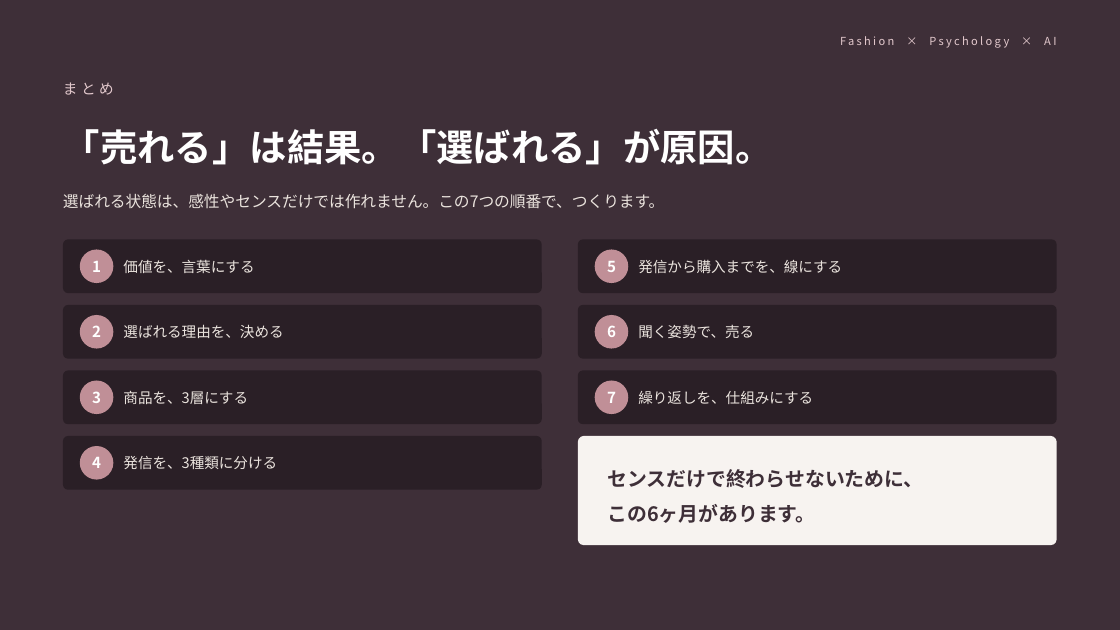
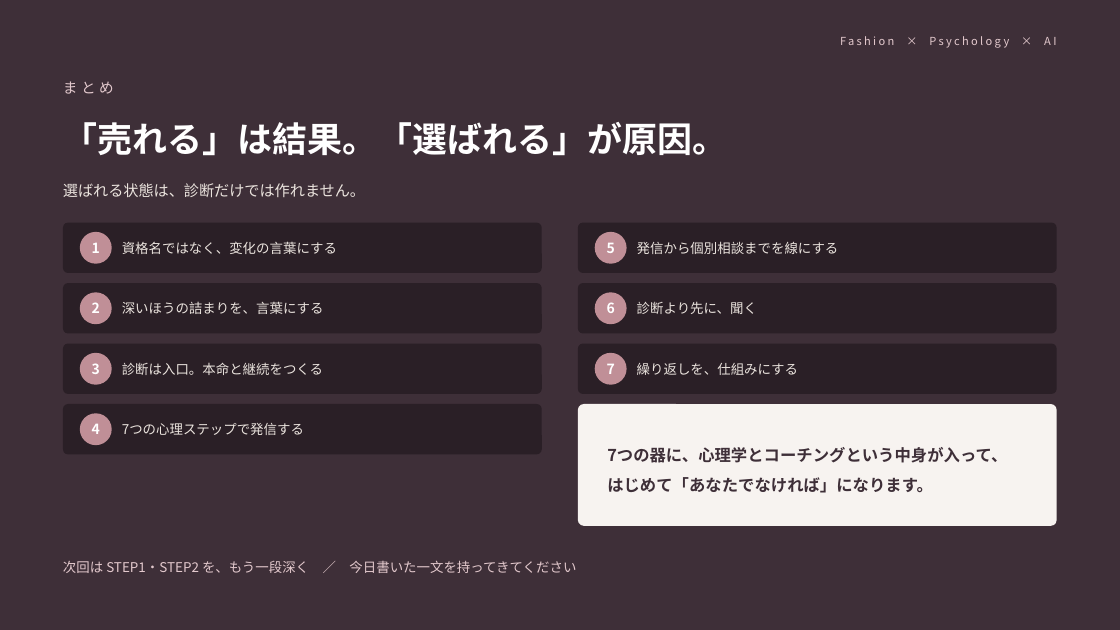
Before and after one commit to fashio17/potential-lamp, a slide deck: slide 22 of fashion-7steps/ファッション起業7つのステップ.pptx (slide 21 before the commit). Drawn at 1120x630 pixels with LibreOffice and Linux fonts; fonts in the diff are those of the drawing. Boxes give left, top, right and bottom in pixels: in the first picture for what was removed or moved away, otherwise in the second. Text is boxed around its words. In the diff, an @@ line names an element or a change of style, - is before the commit and + after.

```diff
--- a/fashion-7steps/ファッション起業7つのステップ.pptx
+++ b/fashion-7steps/ファッション起業7つのステップ.pptx
@@ text "「売れる」は結果。「選ばれる」が原因。" at <box>63,122,728,156</box>: size 32 to 30 pt @@
@@ text at <box>63,183,365,198</box>: text changed; size 13.5 to 13 pt @@
-選ばれる状態は、感性やセンスだけでは作れません。この7つの順番で、つくります。
+選ばれる状態は、診断だけでは作れません。
@@ rounded rectangle: place and size @@
-rounded rectangle at <box>63,239,542,293</box>
+rounded rectangle at <box>63,223,542,273</box>
@@ rounded rectangle: place and size @@
-rounded rectangle at <box>578,239,1057,293</box>
+rounded rectangle at <box>578,223,1057,273</box>
@@ 2 texts, 2 rounded rectangles, 2 ellipses: place and size @@
-2 texts, 2 rounded rectangles, 2 ellipses at <box>63,250,1057,359</box>
+2 texts, 2 rounded rectangles, 2 ellipses at <box>63,232,1057,334</box>
@@ text at <box>122,241,337,254</box>: text changed; size 12.5 to 11.5 pt @@
-価値を、言葉にする
+資格名ではなく、変化の言葉にする
@@ text at <box>637,241,839,254</box>: text changed; size 12.5 to 11.5 pt @@
-発信から購入までを、線にする
+発信から個別相談までを線にする
@@ 2 texts, 2 rounded rectangles, 2 ellipses: place and size @@
-2 texts, 2 rounded rectangles, 2 ellipses at <box>63,315,1057,424</box>
+2 texts, 2 rounded rectangles, 2 ellipses at <box>63,292,1057,394</box>
@@ text at <box>122,301,324,314</box>: text changed; size 12.5 to 11.5 pt @@
-選ばれる理由を、決める
+深いほうの詰まりを、言葉にする
@@ text at <box>637,301,757,314</box>: text changed; size 12.5 to 11.5 pt @@
-聞く姿勢で、売る
+診断より先に、聞く
@@ 2 texts, 2 ellipses, 1 rounded rectangle: place and size @@
-2 texts, 2 ellipses, 1 rounded rectangle at <box>63,381,628,490</box>
+2 texts, 2 ellipses, 1 rounded rectangle at <box>63,353,627,455</box>
@@ text "繰り返しを、仕組みにする": place and size @@
-text "繰り返しを、仕組みにする" at <box>638,391,813,404</box>
+text "繰り返しを、仕組みにする" at <box>637,363,798,375</box>
@@ text "繰り返しを、仕組みにする" at <box>637,363,798,375</box>: size 12.5 to 11.5 pt @@
@@ text at <box>122,363,323,375</box>: text changed; size 12.5 to 11.5 pt @@
-商品を、3層にする
+診断は入口。本命と継続をつくる
@@ proportions changed in 8 elements at <box>63,223,542,273</box>, <box>578,223,1057,273</box>, <box>63,283,542,334</box>, <box>578,283,1057,334</box>, <box>578,404,1057,526</box>, <box>63,344,542,394</box>, <box>578,344,1057,394</box>, <box>63,404,542,455</box> @@
@@ size 13 to 12 pt in 7 elements at <box>92,243,100,253</box>, <box>607,243,615,253</box>, <box>92,302,100,313</box>, <box>607,302,615,313</box>, <box>92,363,100,374</box>, <box>607,364,615,374</box>, <box>92,424,100,434</box> @@
@@ text "4": place and size @@
-text "4" at <box>92,457,101,468</box>
+text "4" at <box>92,424,100,434</box>
@@ ellipse: place and size @@
-ellipse at <box>80,446,113,480</box>
+ellipse at <box>80,413,112,445</box>
@@ rounded rectangle: place and size @@
-rounded rectangle at <box>578,436,1057,545</box>
+rounded rectangle at <box>578,404,1057,526</box>
@@ text at <box>122,423,304,435</box>: text changed; size 12.5 to 11.5 pt @@
-発信を、3種類に分ける
+7つの心理ステップで発信する
@@ text at <box>607,447,1007,493</box>: text changed; size 17 to 14 pt @@
-センスだけで終わらせないために、
-この6ヶ月があります。
+7つの器に、心理学とコーチングという中身が入って、
+はじめて「あなたでなければ」になります。
@@ text added at <box>63,560,576,573</box>, 11.5 pt, text #E3C9CD @@
+次回は STEP1・STEP2 を、もう一段深く ／ 今日書いた一文を持ってきてください
```
Also in this commit, not shown: 15 other slides changed, 6 slides added, 6 slides removed, 4 other files.
